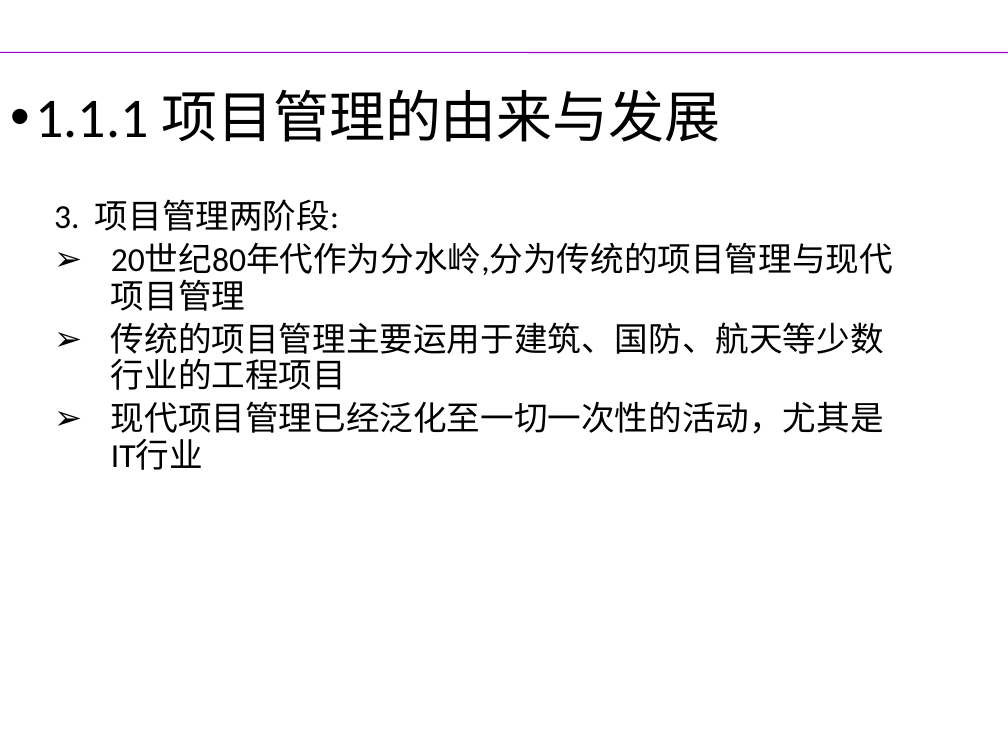
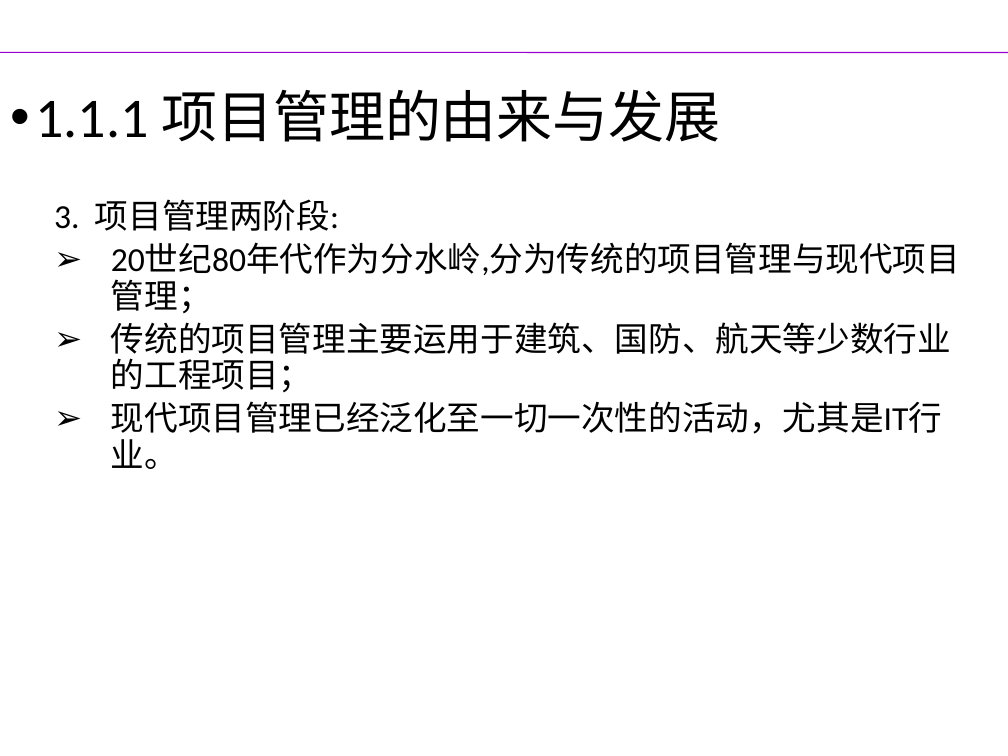
Before and after one commit to yanghui58/project_manager, a slide deck: slide 9 of 第1章 信息系统项目的特点与规划.pptx (slide 8 before the commit). Drawn at 1008x756 pixels with LibreOffice and Linux fonts; fonts in the diff are those of the drawing; background and template pictures are left out. Boxes give left, top, right and bottom in pixels: in the first picture for what was removed or moved away, otherwise in the second. Text is boxed around its words. In the diff, an @@ line names an element or a change of style, - is before the commit and + after.

```diff
--- a/第1章 信息系统项目的特点与规划.pptx
+++ b/第1章 信息系统项目的特点与规划.pptx
@@ text at <box>111,244,960,469</box>: text changed @@
-  ➢ 20世纪80年代作为分水岭,分为传统的项目管理与现代项目管理
-  ➢ 传统的项目管理主要运用于建筑、国防、航天等少数行业的工程项目
-  ➢ 现代项目管理已经泛化至一切一次性的活动，尤其是IT行业
+  ➢ 20世纪80年代作为分水岭,分为传统的项目管理与现代项目管理；
+  ➢ 传统的项目管理主要运用于建筑、国防、航天等少数行业的工程项目；
+  ➢ 现代项目管理已经泛化至一切一次性的活动，尤其是IT行业。
```
Also in this commit, not shown: 16 other slides changed, 2 slides added, 1 other file.
